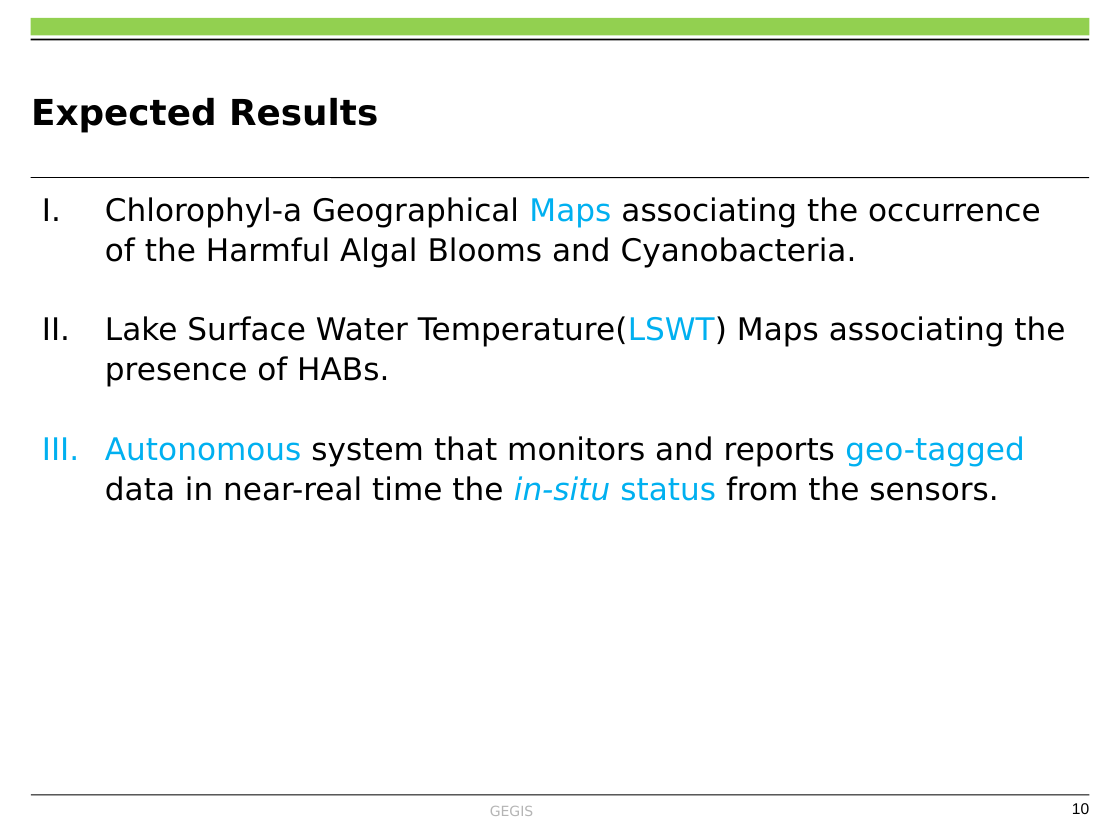
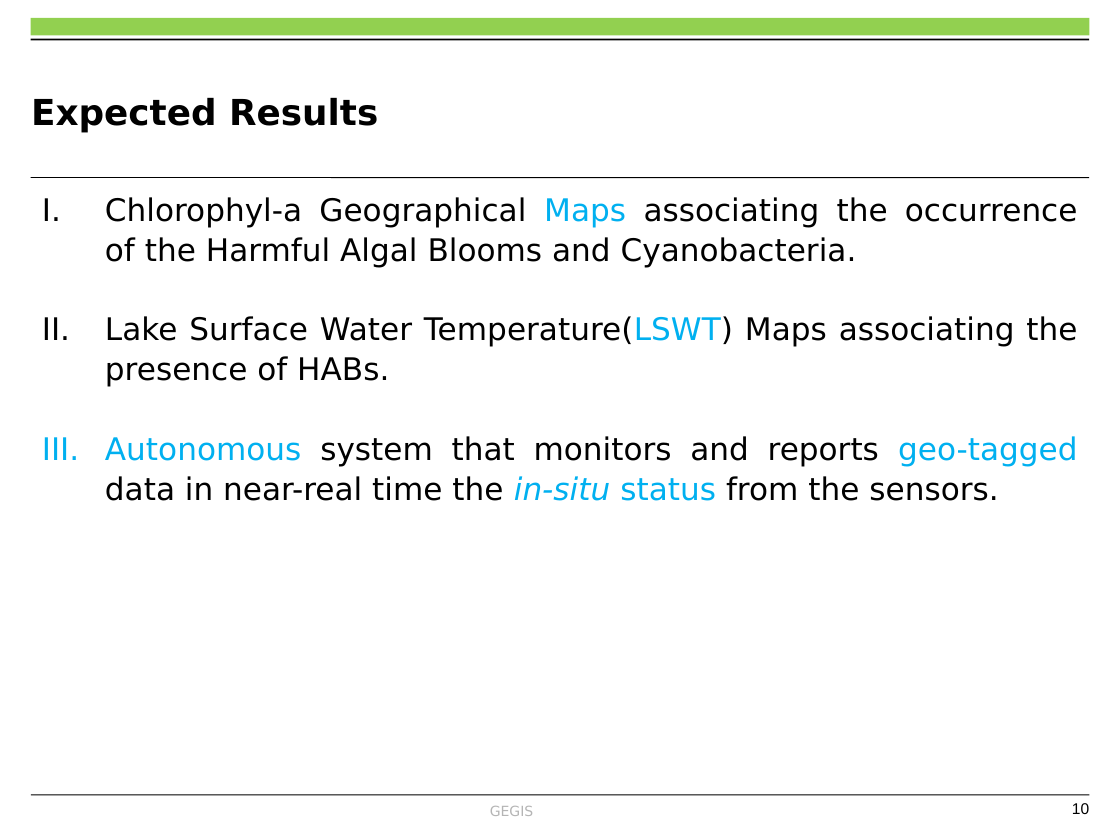
Before and after one commit to OkomoJacob/FinalYearProject, a slide deck: slide 10 of Dr. E Nduati, Superviser/Submissions/ENC222-0149_2017_OKOMO_JACOB_OKELLO_V3.pptx. Drawn at 1120x840 pixels with LibreOffice and Linux fonts; fonts in the diff are those of the drawing; background and template pictures are left out. Boxes give left, top, right and bottom in pixels: in the first picture for what was removed or moved away, otherwise in the second. Text is boxed around its words. In the diff, an @@ line names an element or a change of style, - is before the commit and + after.

```diff
--- a/Dr. E Nduati, Superviser/Submissions/ENC222-0149_2017_OKOMO_JACOB_OKELLO_V3.pptx
+++ b/Dr. E Nduati, Superviser/Submissions/ENC222-0149_2017_OKOMO_JACOB_OKELLO_V3.pptx
@@ text "Chlorophyl-a Geographical Maps associating the ..." at <box>105,197,1078,501</box>: alignment left to justified @@
```
Also in this commit, not shown: 8 other slides changed, 2 slides added, 1 other file.
